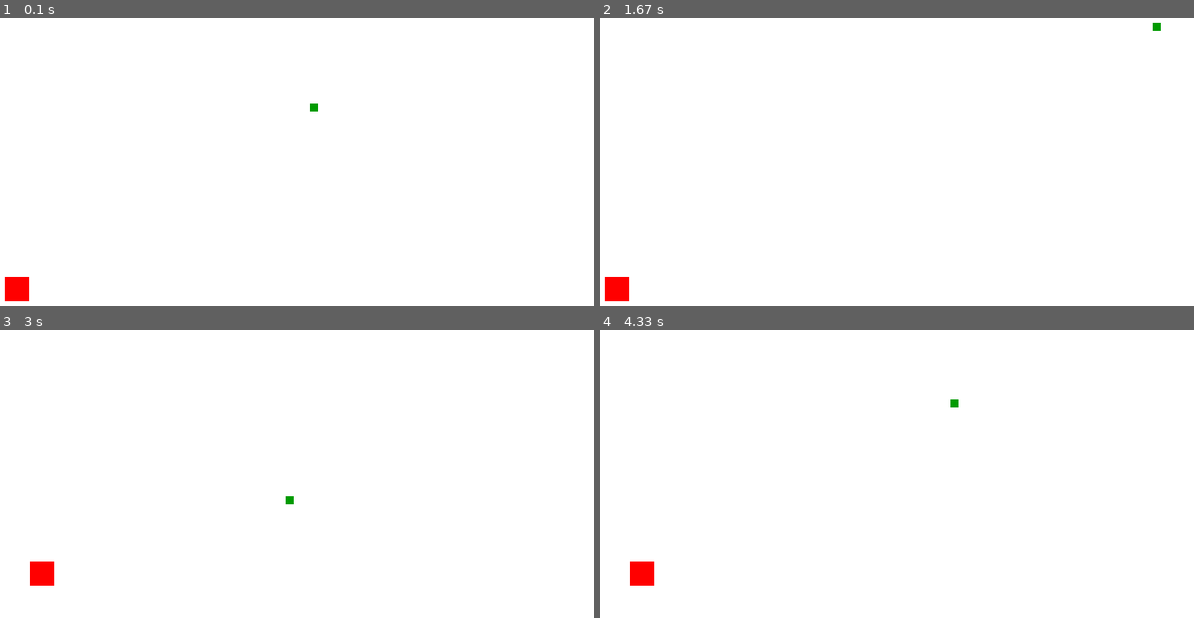
Above: before the commit, frames 1-4 (two rows, left to right).
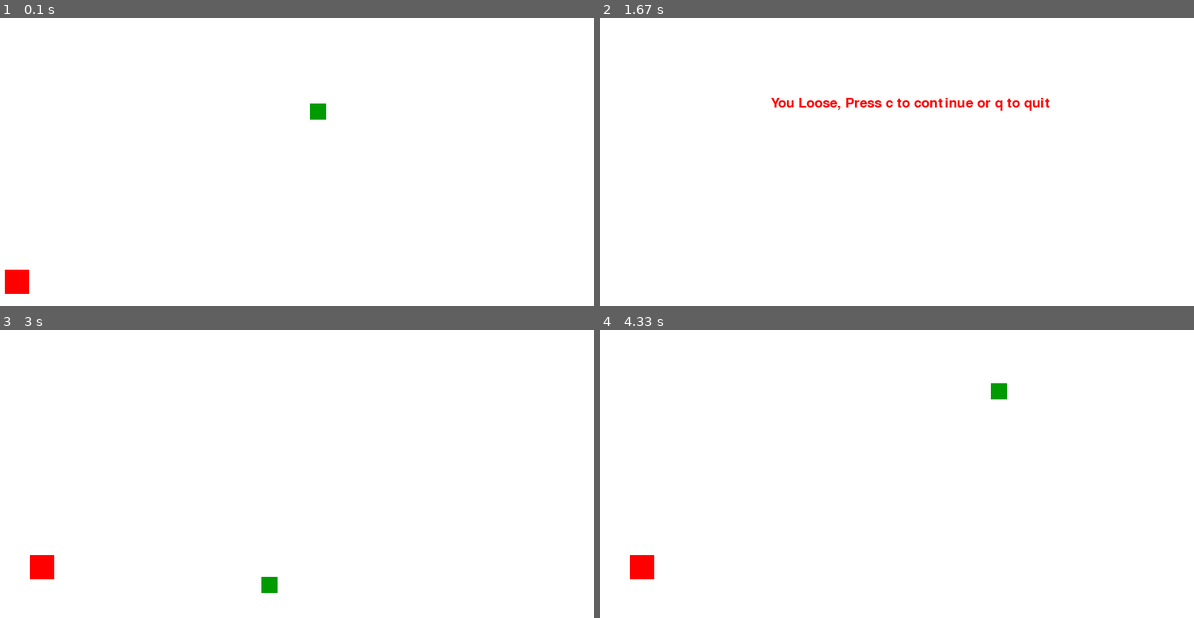
Above: after the commit, the same moments.

Repository: 009shanshukla/Snake_PyGame
Game: pygame game, started from init.py
The game is run twice, just before and just after one commit, with the same random seed, the same clock (stepped at 60 frames per second) and the same inputs.
Inputs:
- Up to frame 1 (0.1 s): no input
- Up to frame 2 (1.67 s): hold Right 0.33-0.8 s; hold Up 0.83-1.13 s; hold Right 1.17-1.63 s
- Up to frame 3 (3 s): tap C at 2.23 s; hold Down 2.57-2.87 s; hold Left from 2.9 s (still down)
- Up to frame 4 (4.33 s): release Left at 3.3 s; hold Up 3.33-3.7 s; hold Right from 3.73 s (still down)

The runs differ from the first frame. In frame 1, 0.3% of the frame differs, in the area x 0-55%, y 29-99%; in frame 2, 1.1%, in the area x 0-95%, y 1-99%; in frame 3, 0.4%; in frame 4, 0.4%.

Commit message:
centring the text

Diff:
--- a/init.py
+++ b/init.py
@@ -19,7 +19,7 @@
 ### giving title to the scree
 pygame.display.set_caption('Slither')
 
-BlockSize = 10
+BlockSize = 20
 ### clock object initialization
 clock = pygame.time.Clock()
 FPS = 30
@@ -27,10 +27,16 @@
 ### font object initialization using system font
 font = pygame.font.SysFont(None, 25)
 
+
+def text_objects(text, color):
+	TextSurface = font.render(text, True, color)
+	return TextSurface, TextSurface.get_rect()
+
 ### message that needs to be printed on screen
 def message_to_screen(msg, color):
-	ScreenText = font.render(msg, True, color)
-	GameDisplay.blit(ScreenText, [DisplayWidth/2, DisplayHeight/2])
+	TextSurface, TextRect = text_objects(msg, color)
+	TextRect.center = (DisplayWidth/2), (DisplayHeight/2)
+	GameDisplay.blit(TextSurface, TextRect)
 
 ### displaying snake on screen
 def snake(BlockSize, SnakeList):
